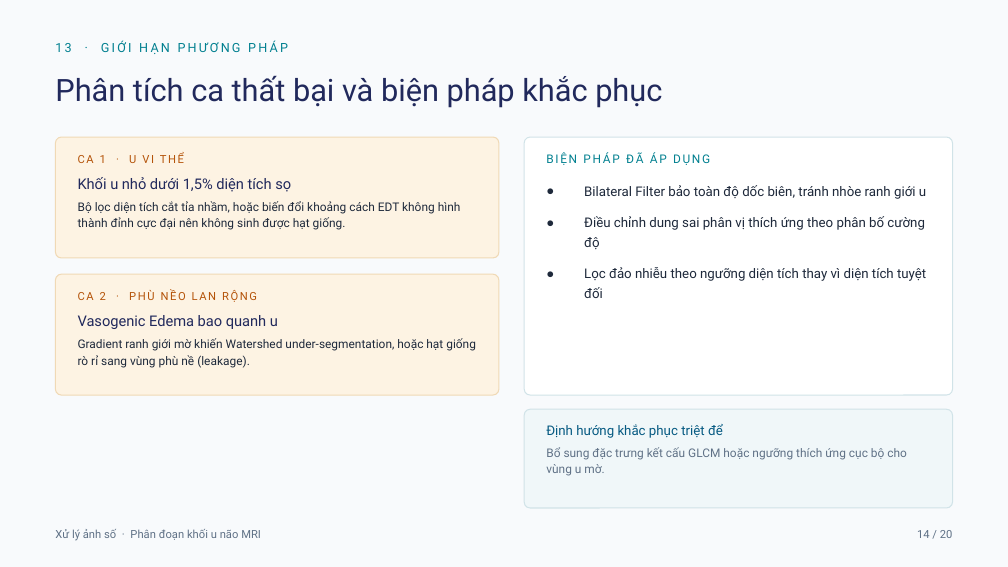
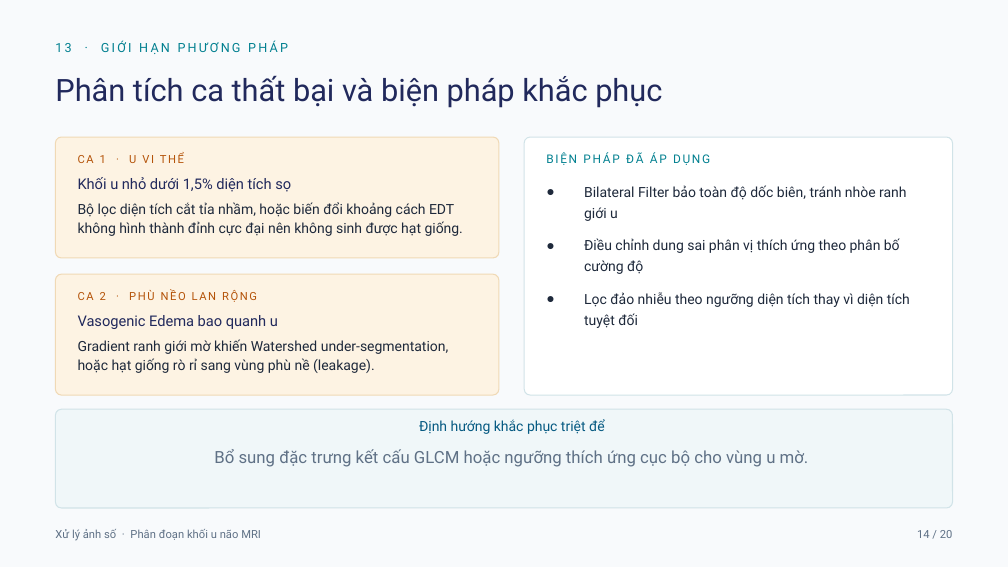
Before and after one commit to mtzwyu/brain-tumor-mri-segmentation, a slide deck: slide 14 of reports/SLIDE_THUYET_TRINH_XLAS.pptx. Drawn at 1008x567 pixels with LibreOffice and Linux fonts; fonts in the diff are those of the drawing. Boxes give left, top, right and bottom in pixels: in the first picture for what was removed or moved away, otherwise in the second. Text is boxed around its words. In the diff, an @@ line names an element or a change of style, - is before the commit and + after.

```diff
--- a/reports/SLIDE_THUYET_TRINH_XLAS.pptx
+++ b/reports/SLIDE_THUYET_TRINH_XLAS.pptx
@@ text "Bilateral Filter bảo toàn độ ..." at [584,185,910,328]: size 9.5 to 10 pt @@
@@ text "Bộ lọc diện tích cắt ..." at [78,202,463,236]: size 8.5 to 10 pt @@
@@ text "Gradient ranh giới mờ khiến ..." at [78,339,449,373]: size 8.5 to 10 pt @@
@@ rounded rectangle: place and size @@
-rounded rectangle at [524,409,953,508]
+rounded rectangle at [55,409,953,508]
@@ text "Định hướng khắc phục triệt ...": place and size @@
-text "Định hướng khắc phục triệt ..." at [546,424,723,438]
+text "Định hướng khắc phục triệt ..." at [419,419,605,434]
@@ text "Định hướng khắc phục triệt ..." at [419,419,605,434]: size 9.5 to 10 pt; alignment left to centre @@
@@ text "Bổ sung đặc trưng kết ...": place and size @@
-text "Bổ sung đặc trưng kết ..." at [546,447,907,476]
+text "Bổ sung đặc trưng kết ..." at [214,449,809,467]
@@ text "Bổ sung đặc trưng kết ..." at [214,449,809,467]: size 8.5 to 12 pt; alignment left to centre @@
```
Also in this commit, not shown: 14 other slides changed, 2 other files.
